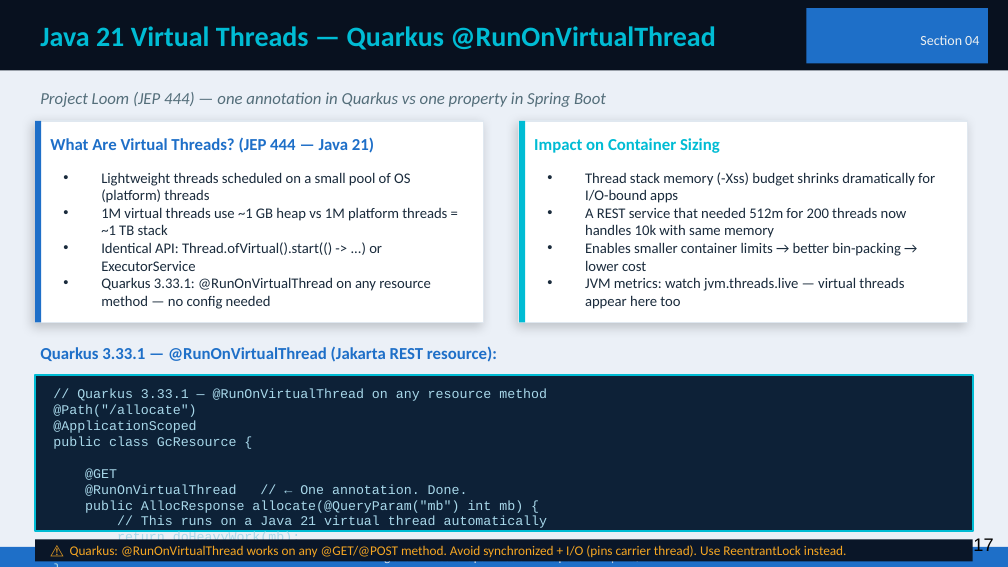
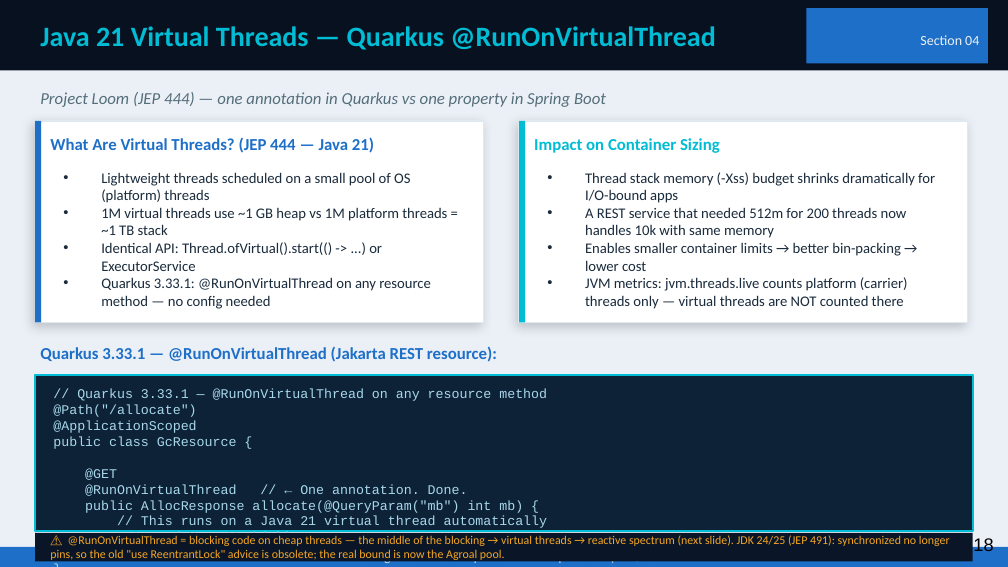
Before and after one commit to patterncatalyst/quarkus-optimization, a slide deck: slide 18 of presentation/optimizing-quarkus-on-kubernetes.pptx (slide 17 before the commit). Drawn at 1008x567 pixels with LibreOffice and Linux fonts; fonts in the diff are those of the drawing. Boxes give left, top, right and bottom in pixels: in the first picture for what was removed or moved away, otherwise in the second. Text is boxed around its words. In the diff, an @@ line names an element or a change of style, - is before the commit and + after.

Commit message:
feat(presentation): add measurement + execution-model slides; refresh citations
Tier 1+2 augmentations (deck now 56 slides):
- New slide (pos 4) 'How We Measured' — JMH/warmup, laptop/thermal caveat,
  localhost != production; cites Evans/Gough + Shirazi #308
- New slide (pos 19) 'Choosing an Execution Model' — blocking / @RunOnVirtualThread
  / reactive as a trade-off; JEP 491 (synchronized no longer pins), Agroal bound
- slide17: jvm.threads.live counts platform threads only; execution-model spectrum
- slide15: sourced Quarkus-vs-Spring figures (project benchmarks, cited by Cummins)
- slide30 + README: complete Evans (2nd ed, ISBN) + Schneider cites; add javaperformancetuning

Injected via clone-of-style + validation gate (python-pptx load, 56-page render).
Tone cleanup of the new slides' wording follows in the next pass.

```diff
--- a/presentation/optimizing-quarkus-on-kubernetes.pptx
+++ b/presentation/optimizing-quarkus-on-kubernetes.pptx
@@ text at (585, 277, 908, 309): text changed @@
-• JVM metrics: watch jvm.threads.live — virtual threads appear here too
+• JVM metrics: jvm.threads.live counts platform (carrier) threads only — virtual threads are NOT counted there
@@ rectangle: place and size @@
-rectangle at (35, 539, 973, 561)
+rectangle at (35, 533, 973, 561)
@@ text at (50, 535, 950, 563): text changed; size 9.5 to 8.5 pt @@
-⚠ Quarkus: @RunOnVirtualThread works on any @GET/@POST method. Avoid synchronized + I/O (pins carrier thread). Use ReentrantLock instead.
+⚠ @RunOnVirtualThread = blocking code on cheap threads — the middle of the blocking → virtual threads → reactive spectrum (next slide). JDK 24/25 (JEP 491): synchronized no longer pins, so the old "use ReentrantLock" advice is obsolete; the real bound is now the Agroal pool.
@@ page number at (973, 537, 993, 551): text changed @@
-17
+18
```
Also in this commit, not shown: 2 other slides changed, 2 slides added, 1 other file.
